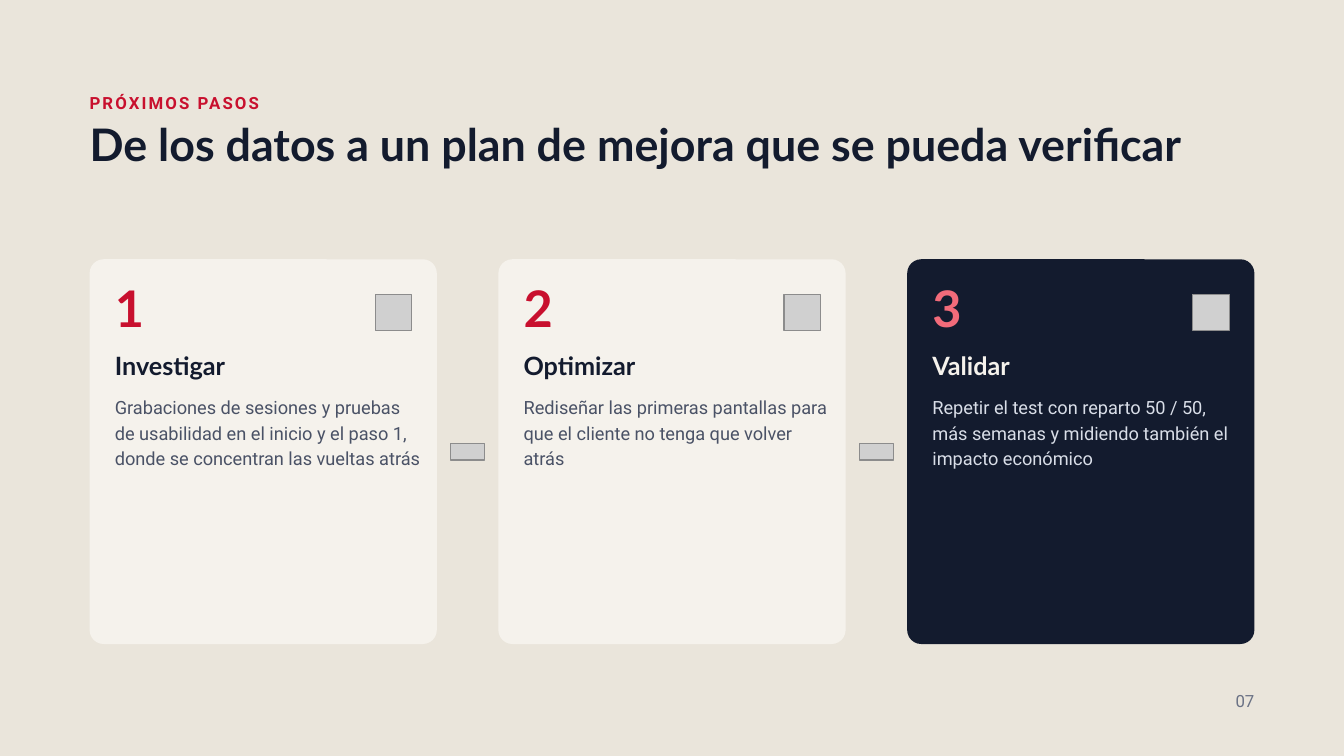
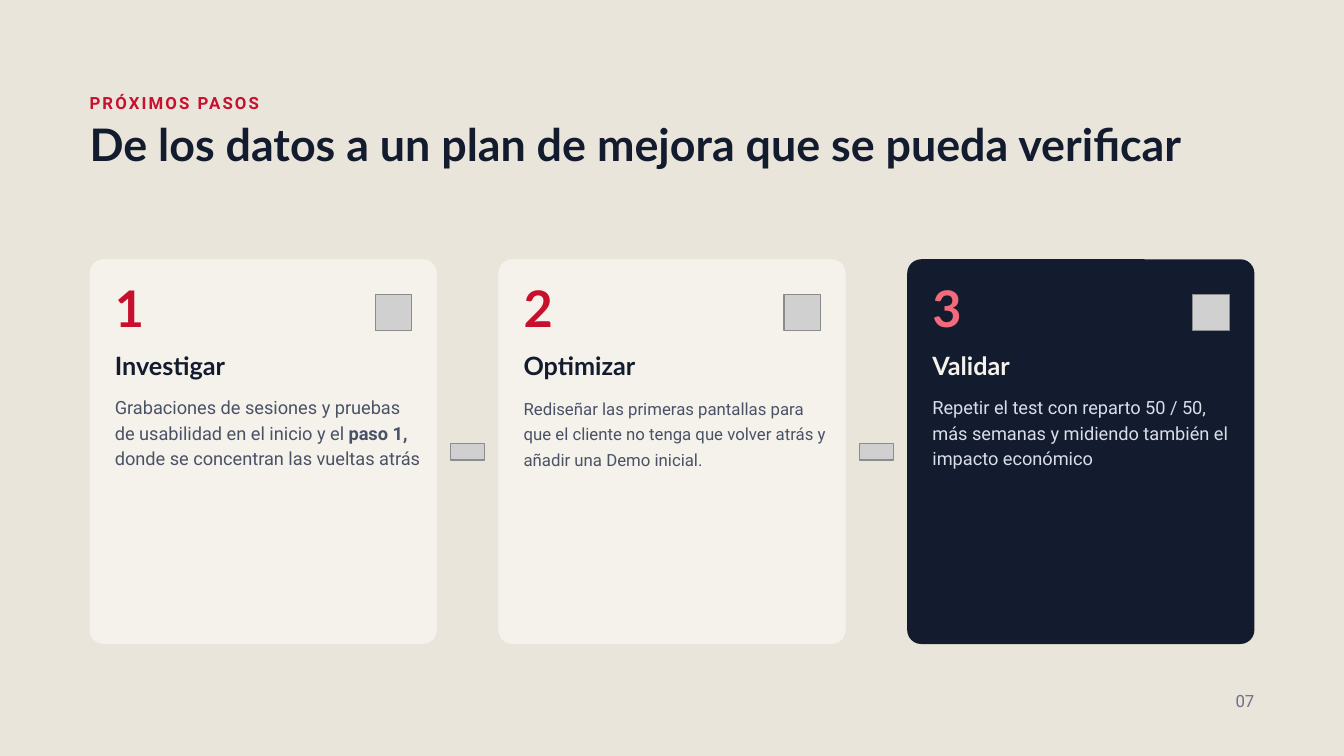
Before and after one commit to beafernandez22/Project_Vanguard_ab_Test, a slide deck: slide 7 of outputs/Vanguard_Presentación.pptx. Drawn at 1344x756 pixels with LibreOffice and Linux fonts; fonts in the diff are those of the drawing; grey boxes stand for pictures. Boxes give left, top, right and bottom in pixels: in the first picture for what was removed or moved away, otherwise in the second. Text is boxed around its words. In the diff, an @@ line names an element or a change of style, - is before the commit and + after.

Commit message:
"dia5 semana6 presentacion"

```diff
--- a/outputs/Vanguard_Presentación.pptx
+++ b/outputs/Vanguard_Presentación.pptx
@@ text "Grabaciones de sesiones y pruebas ..." at [115,400,420,465]: bold on in "paso 1," @@
@@ text at [524,402,826,466]: text changed; size 13 to 12 pt @@
-Rediseñar las primeras pantallas para que el cliente no tenga que volver atrás
+Rediseñar las primeras pantallas para que el cliente no tenga que volver atrás y añadir una Demo inicial.
```
Also in this commit, not shown: 1 other file.
